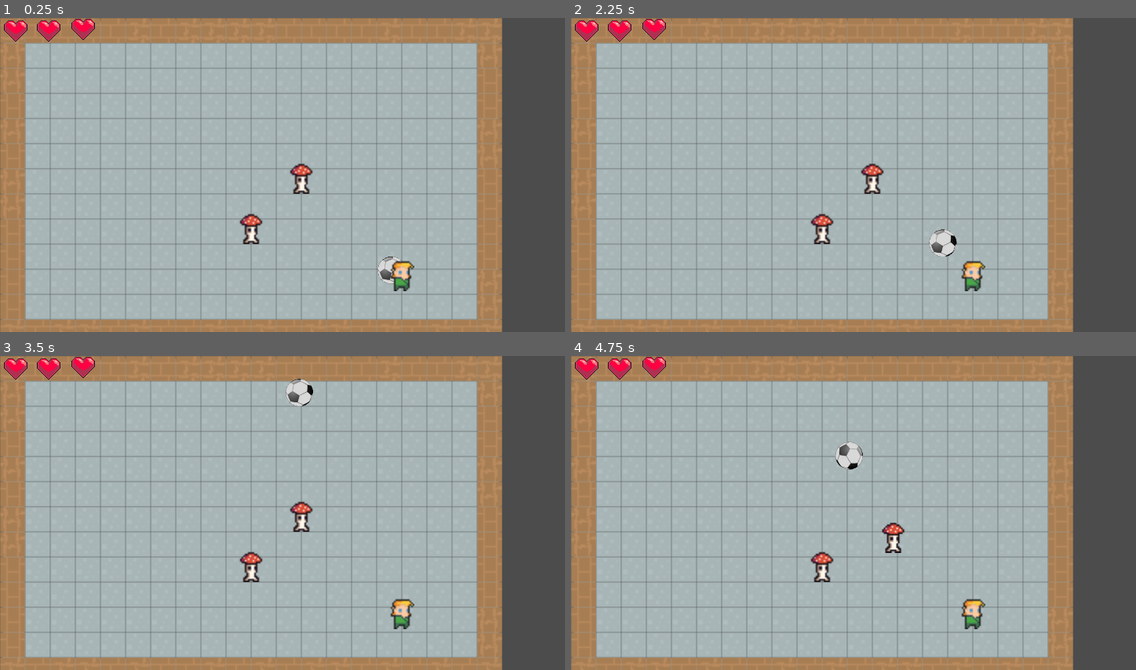
Above: before the commit, frames 1-4 (two rows, left to right).
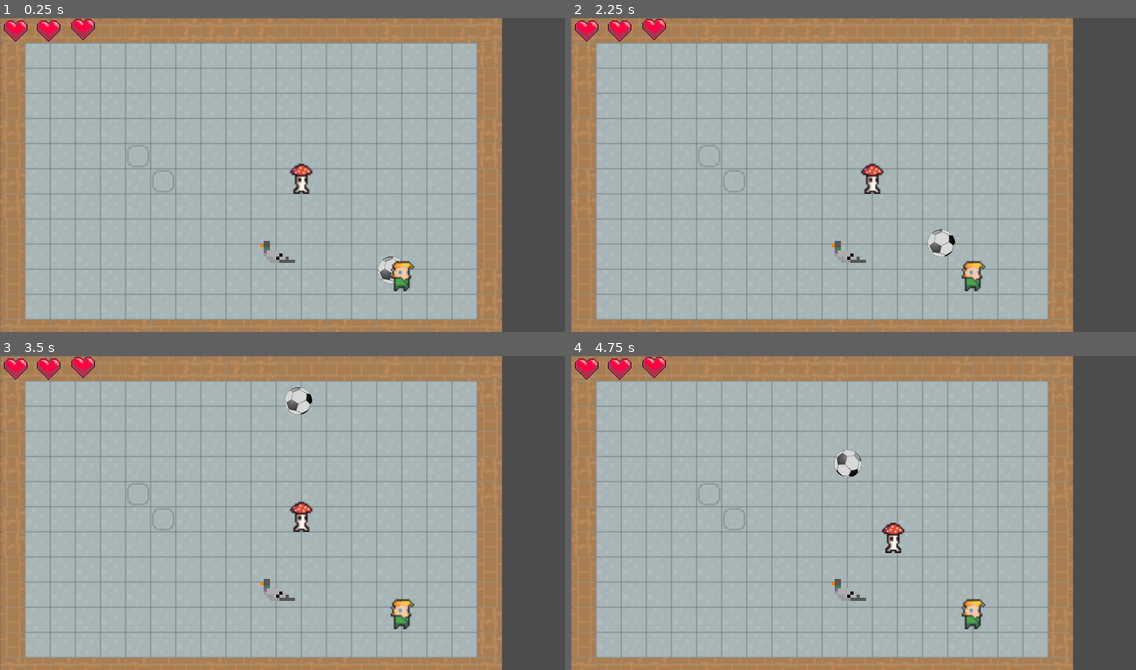
Above: after the commit, the same moments.

Repository: timruffles/7drl2021
Game: Godot game, scene res://scripts/KickProto.tscn
Same seed, same stepped clock (60 frames per second), same inputs: the game is played once before the commit and once after it. This scene is started directly instead of the project's main scene.
Inputs (mouse positions are in pixels of both pictures, inside the frame that each line leads up to):
- Up to frame 1 (0.25 s): no input
- Up to frame 2 (2.25 s): tap Enter at 0.5 s; drag from (972, 275) to (910, 105) at 0.52 s; drag from (740, 190) to (825, 237) at 1.27 s; click "Kick!" at 2 s
- Up to frame 3 (3.5 s): move the mouse to (339, 443) at 2.77 s; hold Right (ui_right) from 2.78 s (still down)
- Up to frame 4 (4.75 s): release Right (ui_right) at 3.5 s; drag from (825, 575) to (684, 465) at 3.52 s; move the mouse to (1023, 560) at 4.27 s; hold Left (ui_left) from 4.28 s (still down)

The runs differ from the first frame. In frame 1, 0.5% of the frame differs, in the area x 22-53%, y 40-78%; in frame 2, 0.6%; in frame 3, 0.8%, in the area x 22-56%, y 7-78%; in frame 4, 0.8%.

Commit message:
balls can now hit foes

Diff:
--- a/npcs/Mushroom.tscn
+++ b/npcs/Mushroom.tscn
@@ -8,7 +8,7 @@
 [ext_resource path="res://assets/mushroom_med/NormalMushroom_Walk_2.png" type="Texture" id=6]
 [ext_resource path="res://assets/mushroom_med/NormalMushroom_Idle_2.png" type="Texture" id=7]
 [ext_resource path="res://assets/mushroom_med/NormalMushroom_Idle_4.png" type="Texture" id=8]
-[ext_resource path="res://Enemy.gd" type="Script" id=9]
+[ext_resource path="res://scripts/Enemy.gd" type="Script" id=9]
 
 [sub_resource type="SpriteFrames" id=1]
 animations = [ {
--- /dev/null
+++ b/npcs/Pigeon.tscn
@@ -0,0 +1,28 @@
+[gd_scene load_steps=5 format=2]
+
+[ext_resource path="res://assets/onepigeon.png" type="Texture" id=1]
+[ext_resource path="res://scripts/Enemy.gd" type="Script" id=9]
+
+[sub_resource type="SpriteFrames" id=1]
+animations = [ {
+"frames": [ ExtResource( 1 ) ],
+"loop": true,
+"name": "default",
+"speed": 5.0
+} ]
+
+[sub_resource type="RectangleShape2D" id=2]
+extents = Vector2( 17.2625, 17.2033 )
+
+[node name="Sprite" type="KinematicBody2D"]
+position = Vector2( -0.176773, 0 )
+script = ExtResource( 9 )
+
+[node name="AnimatedSprite" type="AnimatedSprite" parent="."]
+scale = Vector2( 0.25, 0.25 )
+frames = SubResource( 1 )
+centered = false
+
+[node name="CollisionShape2D" type="CollisionShape2D" parent="."]
+position = Vector2( 17.6777, 16.7054 )
+shape = SubResource( 2 )
--- a/project.godot
+++ b/project.godot
@@ -9,12 +9,18 @@
 config_version=4
 
 _global_script_classes=[ {
+"base": "KinematicBody2D",
+"class": "Enemy",
+"language": "GDScript",
+"path": "res://scripts/Enemy.gd"
+}, {
 "base": "Node",
 "class": "Rules",
 "language": "GDScript",
 "path": "res://scripts/Rules.gd"
 } ]
 _global_script_class_icons={
+"Enemy": "",
 "Rules": ""
 }
 
--- a/scripts/Ball.tscn
+++ b/scripts/Ball.tscn
@@ -21,20 +21,17 @@
 } ]
 
 [sub_resource type="CircleShape2D" id=2]
-radius = 34.8097
 
-[node name="Ball" type="Node2D"]
-
-[node name="RigidBody2D" type="RigidBody2D" parent="."]
+[node name="RigidBody2D" type="RigidBody2D"]
 gravity_scale = 0.0
 contacts_reported = 1
 contact_monitor = true
 
-[node name="AnimatedSprite" type="AnimatedSprite" parent="RigidBody2D"]
+[node name="AnimatedSprite" type="AnimatedSprite" parent="."]
 scale = Vector2( 0.25, 0.25 )
 frames = SubResource( 1 )
 animation = "idle"
 
-[node name="CollisionShape2D" type="CollisionShape2D" parent="RigidBody2D"]
-scale = Vector2( 0.25, 0.25 )
+[node name="CollisionShape2D" type="CollisionShape2D" parent="."]
+position = Vector2( 0, -0.25 )
 shape = SubResource( 2 )
--- a/Enemy.gd
+++ b/scripts/Enemy.gd
@@ -1,9 +1,7 @@
 extends KinematicBody2D
 
+class_name Enemy
 
-# Declare member variables here. Examples:
-# var a = 2
-# var b = "text"
 var entity: Rules.Entity
 
 func set_entity(e):
--- a/scripts/KickGame.gd
+++ b/scripts/KickGame.gd
@@ -1,6 +1,7 @@
 extends Node2D
 
 const Mushroom = preload("res://npcs/Mushroom.tscn")
+const Pigeon = preload("res://npcs/Pigeon.tscn")
 
 const PLAYER = "player"
 const AIMING = "aiming"
@@ -17,6 +18,10 @@
 
 # the nodes for each enenmy
 var nodes_by_eid = {}
+var enemy_kinds = {
+	pigeon = Pigeon,
+	mushroom = Mushroom,
+}
 
 const TILE_DIMENSIONS = 16
 
@@ -28,7 +33,7 @@
 	var entities = [
 		Rules.Entity.new("player", Vector2(16,10)),
 		Rules.Entity.new("enemy", Vector2(12,6)),
-		Rules.Entity.new("enemy", Vector2(10,8)),
+		Rules.Entity.new("enemy", Vector2(10,8), null, {kind="pigeon"}),
 	]
 	rules = Rules.new(18, 11, entities)
 
@@ -54,6 +59,7 @@
 
 	_init_positions()
 
+	$Ball.connect("body_entered", self, "_on_ball_hit")
 	# only collide the ball in phyiscs state
 	toggle_collisions(false)
 
@@ -67,11 +73,35 @@
 	nodes_by_eid[rules.get_player().id] = $Player
 
 	for e in rules.entities_of_type("enemy"):
-		var n = Mushroom.instance()
+		var kind = e.props.get("kind", "mushroom")
+		var n = enemy_kinds[kind].instance()
 		n.set_entity(e)
 		nodes_by_eid[e.id] = n
 		n.position = level_to_render_vec(e.position)
 		self.add_child(n)
+
+func _on_ball_hit(n: Node):
+	if n == $Player:
+		return
+	if n is Enemy:
+
+		var move = rules.ball_hit(n.entity.id, n.position - $Ball.position)
+		if move:
+			match move.type:
+				Rules.PUSHED_MOVE:
+					_apply_push(move)
+				_:
+					pass
+
+func _apply_push(move):
+	var node = nodes_by_eid[move.eid]
+	var ent = rules.entities[move.eid]
+
+	# quick push move animation
+	var tween = $EnemyTween
+	tween.interpolate_property(node, "position",
+		node.position, level_to_render_vec(ent.position), 0.2, Tween.TRANS_LINEAR, Tween.EASE_OUT)
+	tween.start()
 
 func level_to_render_vec(lvl: Vector2) -> Vector2:
 	return Vector2(lvl.x * TILE_DIMENSIONS, lvl.y * TILE_DIMENSIONS)
@@ -141,7 +171,7 @@
 		$Aimer.vector = mouse_pos - $Player.position
 	elif in_state(RESOLVING_PHYSICS):
 		resolutionElapsed += delta
-		var ball = $Ball.get_node("RigidBody2D")
+		var ball = $Ball
 		# we're done if we've given the ball enough time and it's stopped moving
 		# TODO research linear velocity
 
@@ -180,7 +210,7 @@
 func on_exit_confirming():
 	# simulate the result of the player's move
 	$Aimer.visible = false
-	$Ball.get_node("RigidBody2D").apply_impulse(Vector2(0,0), $Aimer.vector)
+	$Ball.apply_impulse(Vector2(0,0), $Aimer.vector)
 	$KickButton.visible = false
 
 func on_enter_physics():
@@ -191,7 +221,9 @@
 	toggle_collisions(false)
 
 func toggle_collisions(on):
-	$Ball.get_node("./RigidBody2D/CollisionShape2D").disabled = !on
+	var cs2d = $Ball.get_node("./CollisionShape2D")
+	cs2d.disabled = !on
+	$Ball.contact_monitor = on
 
 func on_enter_enemies():
 	rules.turn()
--- a/scripts/KickProto.tscn
+++ b/scripts/KickProto.tscn
@@ -49,9 +49,10 @@
 [node name="TileMap_Wall" type="TileMap" parent="."]
 tile_set = ExtResource( 1 )
 cell_size = Vector2( 16, 16 )
+collision_use_kinematic = true
 collision_bounce = 0.76
 format = 1
-tile_data = PoolIntArray( 0, 3, 0, 1, 3, 2, 2, 3, 2, 3, 3, 2 …(244 unchanged characters)… , 3, 1, 262163, 3, 1, 327680, 3, 3, 327699, 3, 1, 393216, 3, 1, 393235, 3, 3, 458752, 3, 1, 458771, 3, …(396 unchanged characters)…
+tile_data = PoolIntArray( 0, 3, 0, 1, 3, 2, 2, 3, 2, 3, 3, 2 …(244 unchanged characters)… , 3, 1, 262163, 3, 1, 327680, 3, 3, 327685, 2, 327683, 327699, 3, 1, 393216, 3, 1, 393222, 2, 327683, 393235, 3, 3, 458752, 3, 1, 458771, 3, …(396 unchanged characters)…
 __meta__ = {
 "_editor_description_": ""
 }
--- a/scripts/Rules.gd
+++ b/scripts/Rules.gd
@@ -12,6 +12,7 @@
 # move types
 const WALK_MOVE = "walk"
 const ATTACK_MOVE = "attack"
+const PUSHED_MOVE = "pushed"
 
 var astar: AStar2D
 var entities = {}
@@ -93,8 +94,38 @@
  		   vec.x < width && vec.y < height
 
 # turns the ball-hit back into a series of quantised events
-func ball_hit(eid):
-	pass
+# vector in is direction ball is travelling through the node, like a ray aimed at it
+func ball_hit(eid, ball_through_node_vector):
+	var direction = quantize_vector(ball_through_node_vector)
+	var ent = entities[eid]
+	var resulting_pos = ent.position + direction
+	# TODO do a wall bounce damage thing?
+	if ent and is_in_bounds(resulting_pos):
+		ent.position = resulting_pos
+		return Move.new(eid, resulting_pos, PUSHED_MOVE)
+	return
+
+# quantizes a continuous vector into integer vector
+static func quantize_vector(vec: Vector2) -> Vector2:
+	var r = vec.normalized().rotated(deg2rad(-45))
+	var x = r.x
+	var y = r.y
+	# rotate a quarter, to make checks easy
+	if y < 0:
+		if x >= 0:
+			# right
+			return Vector2(1, 0)
+		else:
+			# up
+			return Vector2(0, -1)
+	else:
+		if x >= 0:
+			# down
+			return Vector2(0, 1)
+		else:
+			# left
+			return Vector2(-1, 0)
+
 
 # runs an enemy move, and returns a move that describes the change to visualise
 # for the player
@@ -237,11 +268,13 @@
 	var type: String
 	var id
 	var hp = 3
-
-	func _init(typ, pos, i = null):
+	var props
+
+	func _init(typ, pos, i = null, p = {}):
 		position = pos
 		type = typ
 		id = i
+		props = p
 
 class Move:
 	# actor eid
--- a/scripts/Rules_test.gd
+++ b/scripts/Rules_test.gd
@@ -42,6 +42,19 @@
 	var moves = moves_for_entity_for_n_turns(rules, 3, 1)
 
 	assert_eq_deep(to_move_data(moves), [walk([1,0], 1), attack([1,0], 1), attack([1,0], 1)])
+
+func test_quantize_vector():
+	assert_eq(Rules.quantize_vector(Vector2(6, 1)), Vector2(1, 0))
+
+
+	var unchanged = [
+		Vector2(1,0),
+		Vector2(0,1),
+		Vector2(-1,0),
+		Vector2(0,-1),
+	]
+	for v in unchanged:
+		assert_eq(Rules.quantize_vector(v), v)
 
 func walk(position, eid):
 	return Rules.Move.new(eid, Vector2(position[0], position[1]), Rules.WALK_MOVE).as_dict()
Binary file added: assets/onepigeon.png
Not shown, added: assets/onepigeon.png.import
Binary file added: assets/pigeons.png
Not shown, added: assets/pigeons.png.import
